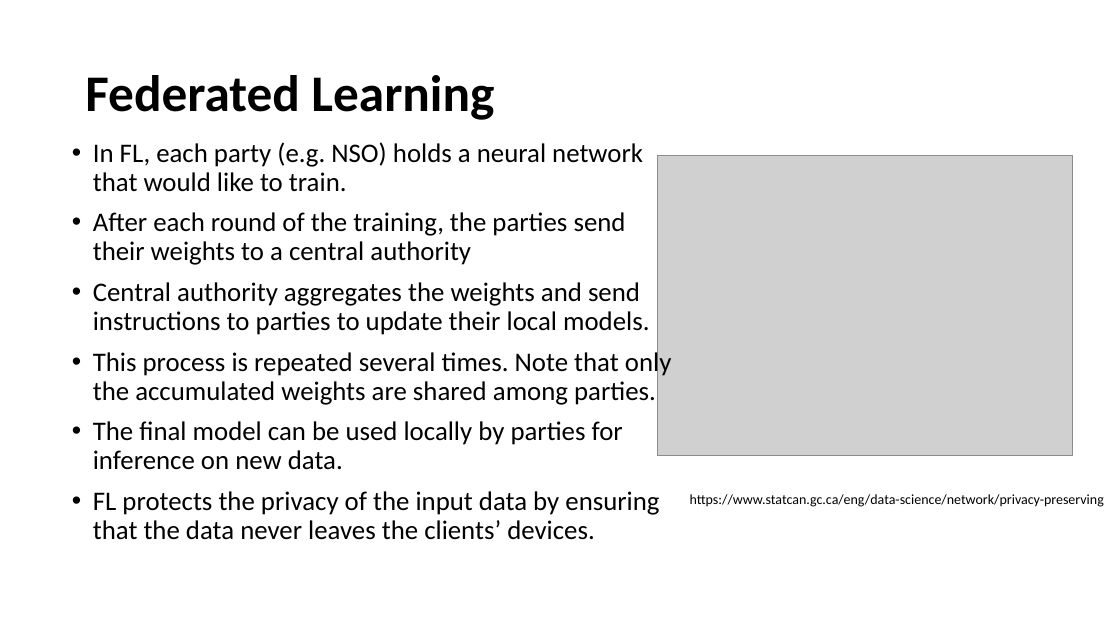
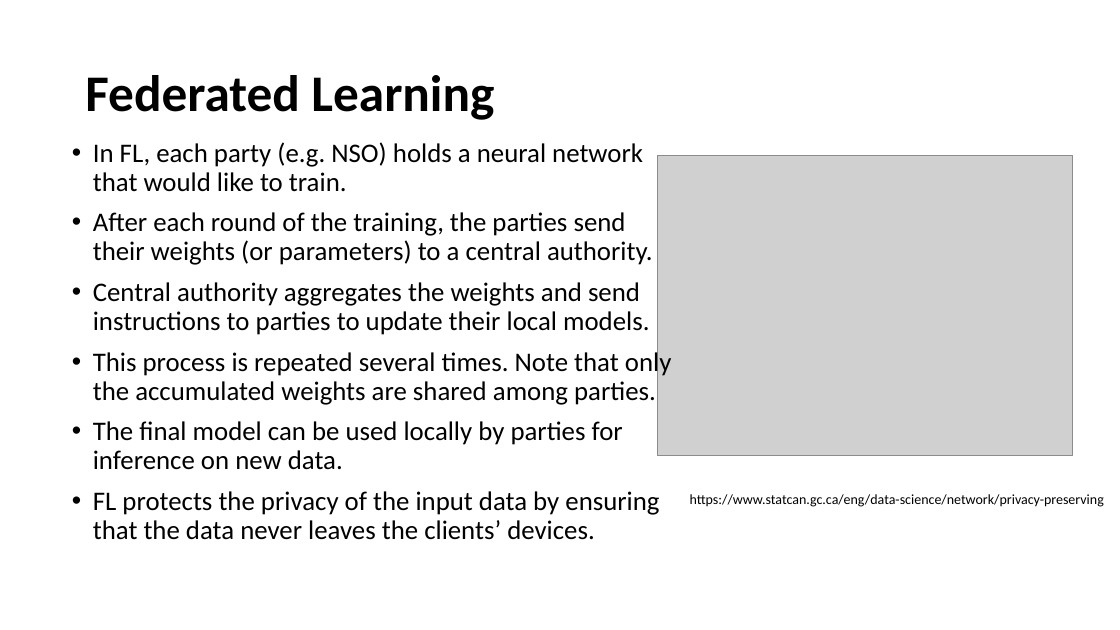
Before and after one commit to StatCan/UN-PML-Pilot, a slide deck: slide 4 of docs/UNECE-IPP-Private-ML.pptx. Drawn at 1120x630 pixels with LibreOffice and Linux fonts; fonts in the diff are those of the drawing; grey boxes stand for pictures. Boxes give left, top, right and bottom in pixels: in the first picture for what was removed or moved away, otherwise in the second. Text is boxed around its words. In the diff, an @@ line names an element or a change of style, - is before the commit and + after.

Commit message:
Fixed typos in presentation

```diff
--- a/docs/UNECE-IPP-Private-ML.pptx
+++ b/docs/UNECE-IPP-Private-ML.pptx
@@ text at box(93, 212, 653, 265): text changed @@
-• After each round of the training, the parties send their weights to a central authority
+• After each round of the training, the parties send their weights (or parameters) to a central authority.
```
Also in this commit, not shown: 2 other slides changed, 1 slide added, 2 slides removed, 1 other file.
